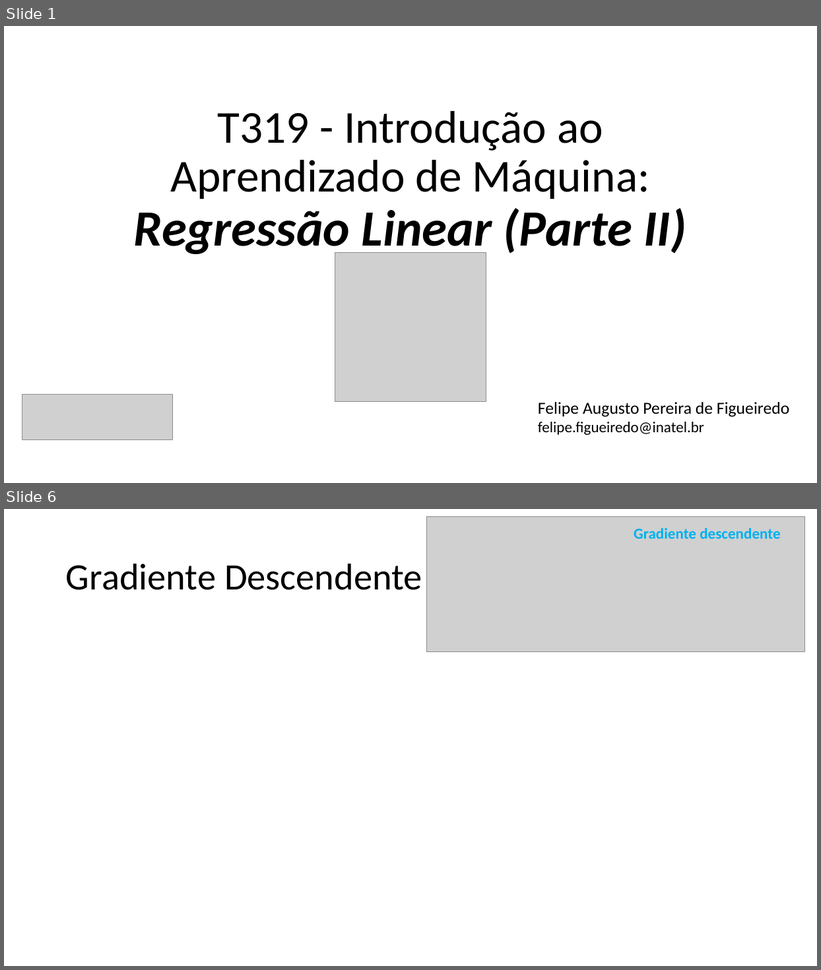
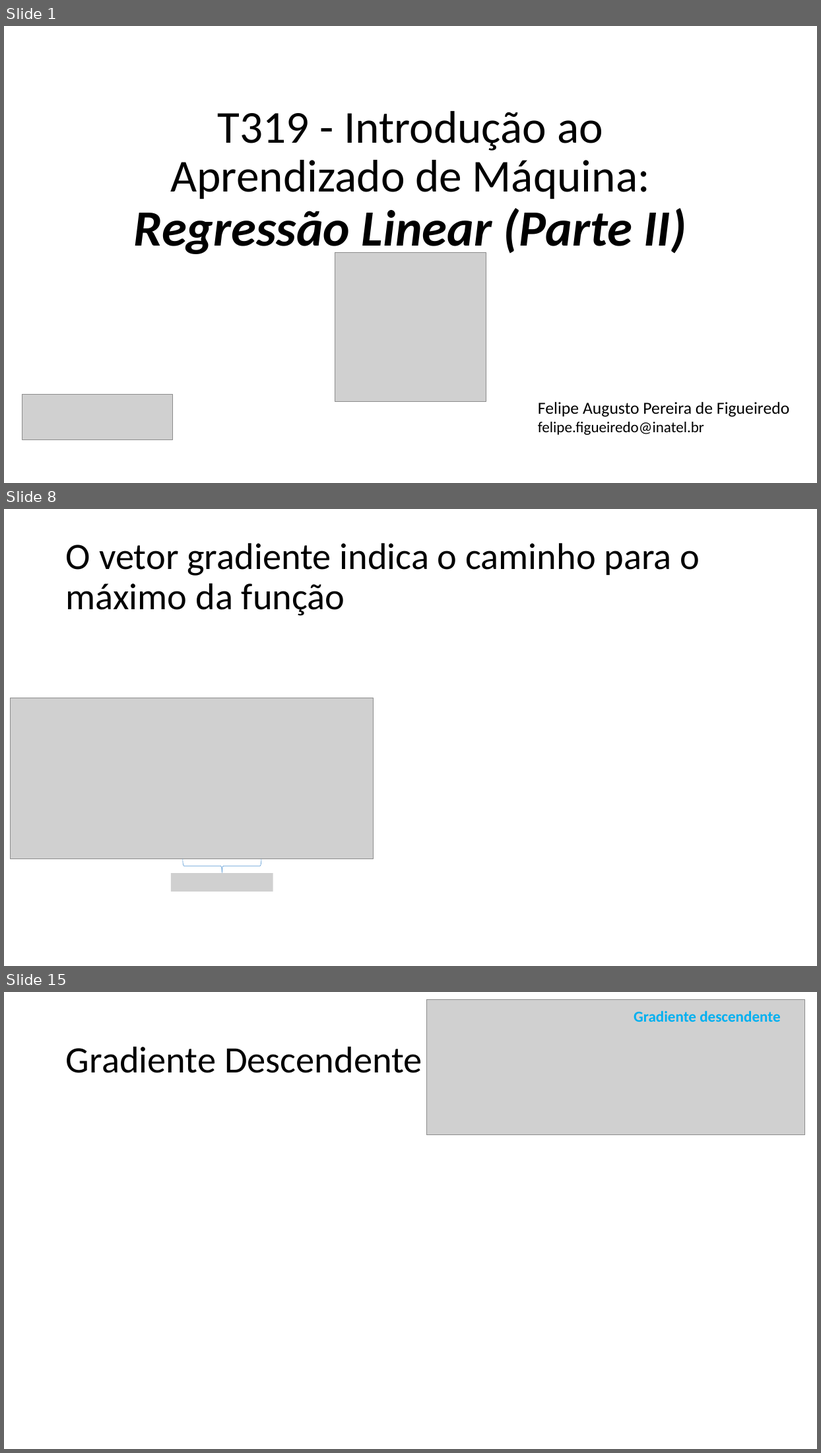
Before and after one commit to zz4fap/t319_aprendizado_de_maquina, a slide deck: slides/T319_Regressão_Linear (Parte II).pptx. Shown one above the other, each under a label of ours: slides 1 and 6 before the commit, slides 1, 8 and 15 after it; the slides between them are not shown. The pictures are 821x970 and 821x1453 pixels, drawn with LibreOffice and Linux fonts; fonts in the diff are those of the drawing; grey boxes stand for pictures. Boxes give left, top, right and bottom in pixels: in the first picture for what was removed or moved away, otherwise in the second. Text is boxed around its words. In the diff, an @@ line names an element or a change of style, - is before the commit and + after.

```diff
--- a/slides/T319_Regressão_Linear (Parte II).pptx
+++ b/slides/T319_Regressão_Linear (Parte II).pptx
@@ slide 8 added at [4,509,817,966], background #FFFFFF @@
@@ title added at [66,543,700,616], 44 pt, text #000000 @@
+O vetor gradiente indica o caminho para o máximo da função
@@ picture added at [10,698,373,859] @@
@@ right brace added at [183,859,261,873], outline #5B9BD5 0.5 pt @@
@@ picture added at [171,874,274,892] @@
@@ what was slide 6 is now slide 15 @@
```
Also in this commit, not shown: 2 slides changed, 16 other slides added, 2 slides removed, 5 other files.
